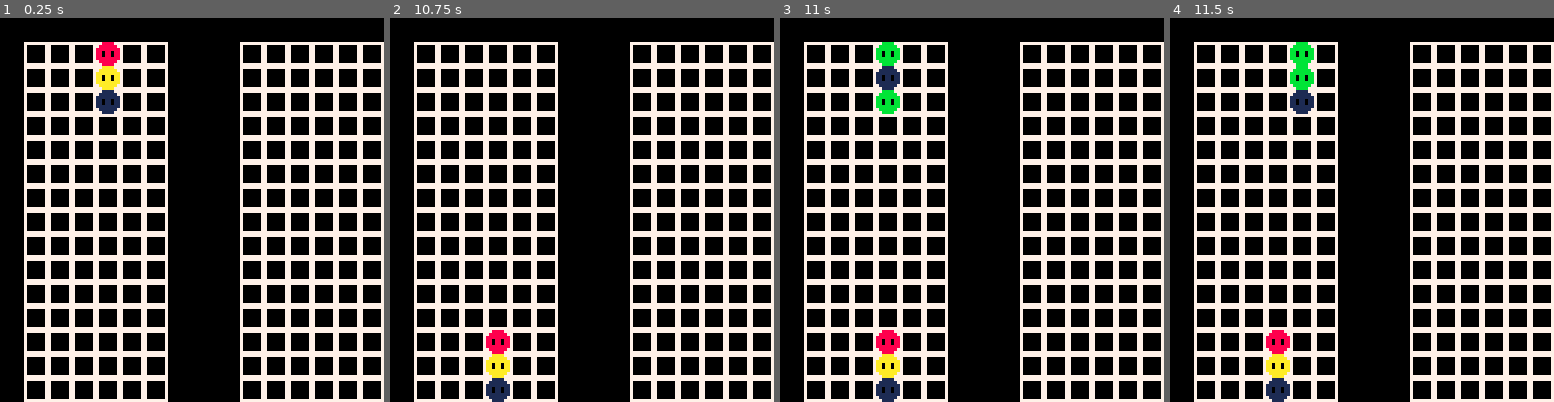
Above: before the commit, frames 1-4 (left to right).
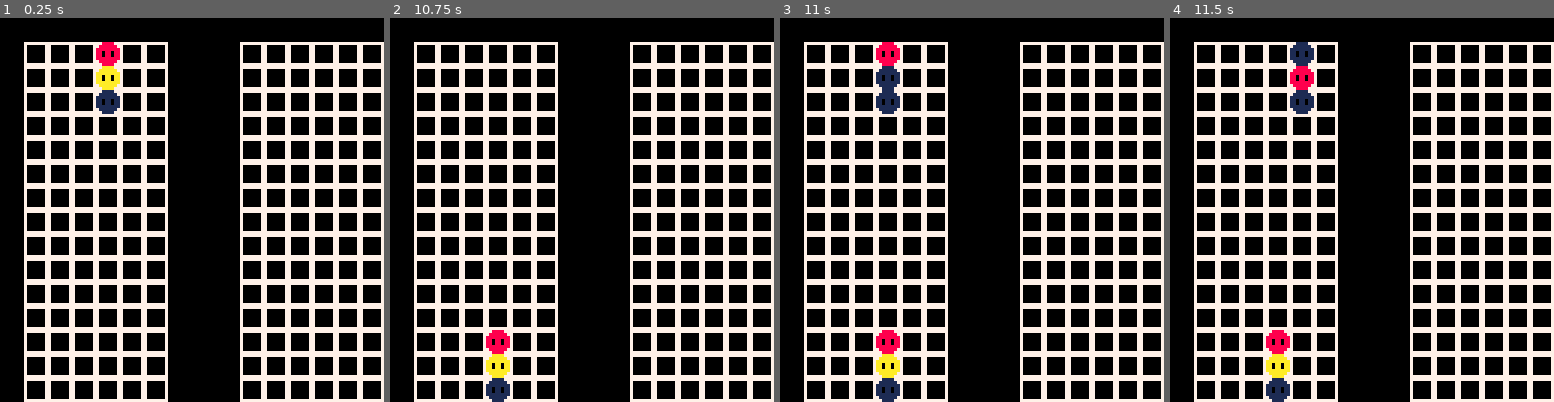
Above: after the commit, the same moments.

Repository: EliasJMote/Gem-Hunter-Pico-8
Game: PICO-8 cartridge gem_hunter.p8
The game is run twice, just before and just after one commit, with the same random seed, the same clock (stepped at 60 frames per second) and the same inputs.
Inputs:
- Up to frame 1 (0.25 s): no input
- Up to frame 2 (10.75 s): tap O (Z key) at 0.7, 1.7, 2.1, 2.5, 2.9, 3.3, 3.7, 4.1, 4.5, 4.9, 5.3, 5.7, 6.1, 6.5, 6.9, 7.3, 7.7, 8.1, 8.5, 8.9, 9.3, 9.7, 10.1, 10.5 s; hold Right 1.6-2.1 s; hold Right 2.47-3.03 s; hold Left 3.08-3.58 s; hold Down 3.63-3.97 s; hold Right 4.02-4.68 s; hold Left 5.08-5.68 s; hold Down 5.73-6.03 s; hold Right 6.08-6.58 s; hold Right 6.63-7.13 s; hold Right 7.5-8.07 s; hold Left 8.12-8.62 s; hold Down 8.67-9 s; hold Right 9.05-9.72 s; hold Left 10.12-10.72 s
- Up to frame 3 (11 s): hold Down from 10.77 s (still down); tap O (Z key) at 10.9 s
- Up to frame 4 (11.5 s): release Down at 11.07 s; hold Right from 11.12 s (still down); tap O (Z key) at 11.3 s

Frames 1-2 are identical in both runs. In frame 3, 0.6% of the frame differs, in the area x 25-32%, y 6-25%; in frame 4, 0.6%.

Commit message:
V0.4.1 - Added animation to blocks being eliminated, combos of any size now supported

Diff:
--- a/gem_hunter.p8
+++ b/gem_hunter.p8
@@ -1,6 +1,15 @@
 pico-8 cartridge // http://www.pico-8.com
-version 16
+version 17
 __lua__
+
+-- remove blocks
+function blk_removal()
+
+	-- remove blocks as necessary
+	for x in all(del_blks) do
+		well1[x["i"]][x["j"]] = 0
+	end
+end
 
 function drop_blocks()
 	-- drop blocks
@@ -23,9 +32,10 @@
 	end
 end
 
-function clear_rows()
-	-- delete blocks array
-	local del_blks = {}
+function check_rows()
+
+	local d_b = {}
+	local init_block_added = false
 
 	-- check the well vertically
 	for i=1,6 do
@@ -35,10 +45,13 @@
 			local blk_clr = well1[i][j]
 
 			-- check for a vertical row
-			if(well1[i][j+1] == blk_clr and well1[i][j+2] == blk_clr) then
-				add(del_blks, {i=i,j=j})
-				add(del_blks, {i=i,j=j+1})
-				add(del_blks, {i=i,j=j+2})
+			if(blk_clr ~= 0) then
+				if(well1[i][j+1] == blk_clr and well1[i][j+2] == blk_clr) then
+					add(d_b, {i=i,j=j})
+					init_block_added = true
+					add(d_b, {i=i,j=j+1})
+					add(d_b, {i=i,j=j+2})
+				end
 			end
 		end
 	end
@@ -51,10 +64,15 @@
 			local blk_clr = well1[i][j]
 
 			-- check for a horizontal row
-			if(well1[i+1][j] == blk_clr and well1[i+2][j] == blk_clr) then
-				add(del_blks, {i=i,j=j})
-				add(del_blks, {i=i+1,j=j})
-				add(del_blks, {i=i+2,j=j})
+			if(blk_clr ~= 0) then
+				if(well1[i+1][j] == blk_clr and well1[i+2][j] == blk_clr) then
+					if not(init_block_added) then
+						add(d_b, {i=i,j=j})
+						init_block_added = true
+					end
+					add(d_b, {i=i+1,j=j})
+					add(d_b, {i=i+2,j=j})
+				end
 			end
 		end
 	end
@@ -67,10 +85,15 @@
 			local blk_clr = well1[i][j]
 
 			-- check for a diagonal row
-			if(well1[i+1][j+1] == blk_clr and well1[i+2][j+2] == blk_clr) then
-				add(del_blks, {i=i,j=j})
-				add(del_blks, {i=i+1,j=j+1})
-				add(del_blks, {i=i+2,j=j+2})
+			if(blk_clr ~= 0) then
+				if(well1[i+1][j+1] == blk_clr and well1[i+2][j+2] == blk_clr) then
+					if not(init_block_added) then
+						add(d_b, {i=i,j=j})
+						init_block_added = true
+					end
+					add(d_b, {i=i+1,j=j+1})
+					add(d_b, {i=i+2,j=j+2})
+				end
 			end
 		end
 	end
@@ -83,23 +106,52 @@
 			local blk_clr = well1[i][j]
 
 			-- check for a diagonal row
-			if(well1[i+1][j-1] == blk_clr and well1[i+2][j-2] == blk_clr) then
-				add(del_blks, {i=i,j=j})
-				add(del_blks, {i=i+1,j=j-1})
-				add(del_blks, {i=i+2,j=j-2})
-			end
-		end
-	end
-
-	for x=1,#del_blks do
-		well1[del_blks[x]["i"]][del_blks[x]["j"]] = 0
-	end
-
+			if(blk_clr ~= 0) then
+				if(well1[i+1][j-1] == blk_clr and well1[i+2][j-2] == blk_clr) then
+					if not(init_block_added) then
+						add(d_b, {i=i,j=j})
+						init_block_added = true
+					end
+					add(d_b, {i=i+1,j=j-1})
+					add(d_b, {i=i+2,j=j-2})
+				end
+			end
+		end
+	end
+
+	return d_b
+end
+
+function clear_rows()
+
+	-- pass blocks to be deleted to function to animate their removal
+	animate_blk_removal()
+
+	-- drop blocks that are floating
 	drop_blocks()
+
+	if not (rows_cleared) then
+		-- create new column
+		column.sprites[1] = flr(rnd(4)) + 1
+		column.sprites[2] = flr(rnd(4)) + 1
+		column.sprites[3] = flr(rnd(4)) + 1
+
+		column.y = 8
+
+		timer = 0
+	end
 end
 
 function _init()
+	globals = {}
+	globals.p1 = {}
+	globals.p2 = {}
+
 	timer = 0
+
+	rows_cleared = false
+	clear_process = false
+	del_blks = {}
 
 	-- create the column for player 1
 	column = {}
@@ -132,50 +184,125 @@
 end
 
 function _update()
-	timer = timer % 30 + 1
-	if(timer == 30 or btnp(3)) then
-		if(column.y < 32+72 and well1[column.x/8][column.y/8+3] == 0) then
-			column.y += 8
-		else
-
-			-- update the well
-			well1[column.x/8][column.y/8] = column.sprites[1]
-			well1[column.x/8][column.y/8+1] = column.sprites[2]
-			well1[column.x/8][column.y/8+2] = column.sprites[3]
-
-			for i=1,3 do
-				clear_rows()
-			end
-
-			-- create new column
-			column.sprites[1] = flr(rnd(4)) + 1
-			column.sprites[2] = flr(rnd(4)) + 1
-			column.sprites[3] = flr(rnd(4)) + 1
-
-			column.y = 8
-		end
+	timer = timer % 32000 + 1
+	--printh(timer)
+
+	if not (clear_process) then
+		if(timer == 30 or btnp(3)) then
+			if(column.y < 32+72 and well1[column.x/8][column.y/8+3] == 0) then
+				column.y += 8
+				timer = 0
+			else
+
+				-- update the well
+				well1[column.x/8][column.y/8] = column.sprites[1]
+				well1[column.x/8][column.y/8+1] = column.sprites[2]
+				well1[column.x/8][column.y/8+2] = column.sprites[3]
+
+				del_blks = check_rows()
+
+				if(#del_blks ~= 0) then
+					clear_process = true
+					timer = 30
+				else
+					-- create new column
+					column.sprites[1] = flr(rnd(4)) + 1
+					column.sprites[2] = flr(rnd(4)) + 1
+					column.sprites[3] = flr(rnd(4)) + 1
+
+					clear_process = false
+					column.y = 8
+					timer = 0
+				end
+			end
+		end
+
+	-- if we are running the block clearing process
+	else
+
+		if(timer == 30) then
+			for x in all(del_blks) do
+				well1[x["i"]][x["j"]] = 5
+			end
+		end
+
+		if(timer == 35) then
+			for x in all(del_blks) do
+				well1[x["i"]][x["j"]] = 6
+			end
+		end
+
+		if(timer == 40) then
+			for x in all(del_blks) do
+				well1[x["i"]][x["j"]] = 7
+			end
+		end
+
+		if(timer == 45) then
+			for x in all(del_blks) do
+				well1[x["i"]][x["j"]] = 8
+			end
+		end
+
+		if(timer == 50) then
+			blk_removal()
+			drop_blocks()
+
+			-- check if new blocks can be removed
+			del_blks = check_rows()
+			if(#del_blks ~= 0) then
+				clear_process = true
+				timer = 30
+
+			-- otherwise, continue as normal
+			else
+
+				-- create new column
+				column.sprites[1] = flr(rnd(4)) + 1
+				column.sprites[2] = flr(rnd(4)) + 1
+				column.sprites[3] = flr(rnd(4)) + 1
+
+				clear_process = false
+				column.y = 8
+				timer = 0
+			end
+		end
+	end
+
+
+	--[[if(timer == 60) then
+		-- create new column
+		column.sprites[1] = flr(rnd(4)) + 1
+		column.sprites[2] = flr(rnd(4)) + 1
+		column.sprites[3] = flr(rnd(4)) + 1
+
+		column.y = 8
+
+		clear_process = false
 		timer = 0
-	end
+	end]]
 
 	-- move column left or right
-	if(btnp(0) and column.x > 8
-		and well1[column.x/8-1][column.y/8] == 0
-		and well1[column.x/8-1][column.y/8+1] == 0
-		and well1[column.x/8-1][column.y/8+2] == 0) then
-		column.x -= 8
-	elseif(btnp(1) and column.x < 8+40
-		and well1[column.x/8+1][column.y/8] == 0
-		and well1[column.x/8+1][column.y/8+1] == 0
-		and well1[column.x/8+1][column.y/8+2] == 0) then
-		column.x += 8
-	end
-
-	-- rotate column
-	if btnp(4) then
-		column.sprites[4] = column.sprites[3]
-		column.sprites[3] = column.sprites[2]
-		column.sprites[2] = column.sprites[1]
-		column.sprites[1] = column.sprites[4]
+	if(timer <= 30) then
+		if(btnp(0) and column.x > 8
+			and well1[column.x/8-1][column.y/8] == 0
+			and well1[column.x/8-1][column.y/8+1] == 0
+			and well1[column.x/8-1][column.y/8+2] == 0) then
+			column.x -= 8
+		elseif(btnp(1) and column.x < 8+40
+			and well1[column.x/8+1][column.y/8] == 0
+			and well1[column.x/8+1][column.y/8+1] == 0
+			and well1[column.x/8+1][column.y/8+2] == 0) then
+			column.x += 8
+		end
+
+		-- rotate column
+		if btnp(4) then
+			column.sprites[4] = column.sprites[3]
+			column.sprites[3] = column.sprites[2]
+			column.sprites[2] = column.sprites[1]
+			column.sprites[1] = column.sprites[4]
+		end
 	end
 end
 
@@ -190,16 +317,19 @@
 		end
 	end
 
-	spr(column.sprites[1], column.x, column.y)
-	spr(column.sprites[2], column.x, column.y+8)
-	spr(column.sprites[3], column.x, column.y+16)
+	if not(clear_process) then
+		spr(column.sprites[1], column.x, column.y)
+		spr(column.sprites[2], column.x, column.y+8)
+		spr(column.sprites[3], column.x, column.y+16)
+	end
+
 end
 __gfx__
-777777777788887777aaaa7777bbbb77771111770000000000000000000000000000000000000000000000000000000000000000000000000000000000000000
-70000007788888877aaaaaa77bbbbbb7711111170000000000000000000000000000000000000000000000000000000000000000000000000000000000000000
-7000000788888888aaaaaaaabbbbbbbb111111110000000000000000000000000000000000000000000000000000000000000000000000000000000000000000
-7000000788088088aa0aa0aabb0bb0bb110110110000000000000000000000000000000000000000000000000000000000000000000000000000000000000000
-7000000788088088aa0aa0aabb0bb0bb110110110000000000000000000000000000000000000000000000000000000000000000000000000000000000000000
-7000000788888888aaaaaaaabbbbbbbb111111110000000000000000000000000000000000000000000000000000000000000000000000000000000000000000
-70000007788888877aaaaaa77bbbbbb7711111170000000000000000000000000000000000000000000000000000000000000000000000000000000000000000
-777777777788887777aaaa7777bbbb77771111770000000000000000000000000000000000000000000000000000000000000000000000000000000000000000
+777777777788887777aaaa7777bbbb777711117777000077770000777700107777800b7700000000000000000000000000000000000000000000000000000000
+70000007788888877aaaaaa77bbbbbb771111117700000077000000770a00007780000b700000000000000000000000000000000000000000000000000000000
+7000000788888888aaaaaaaabbbbbbbb11111111000000000000100000000b008000000b00000000000000000000000000000000000000000000000000000000
+7000000788088088aa0aa0aabb0bb0bb11011011000a10000a000000800000000000000000000000000000000000000000000000000000000000000000000000
+7000000788088088aa0aa0aabb0bb0bb11011011000b8000000000800000000a0000000000000000000000000000000000000000000000000000000000000000
+7000000788888888aaaaaaaabbbbbbbb111111110000000000070000000008001000000a00000000000000000000000000000000000000000000000000000000
+70000007788888877aaaaaa77bbbbbb77111111770000007700000077b000007710000a700000000000000000000000000000000000000000000000000000000
+777777777788887777aaaa7777bbbb777711117777000077770000777701007777100a7700000000000000000000000000000000000000000000000000000000
Not shown, changed: readme.txt
